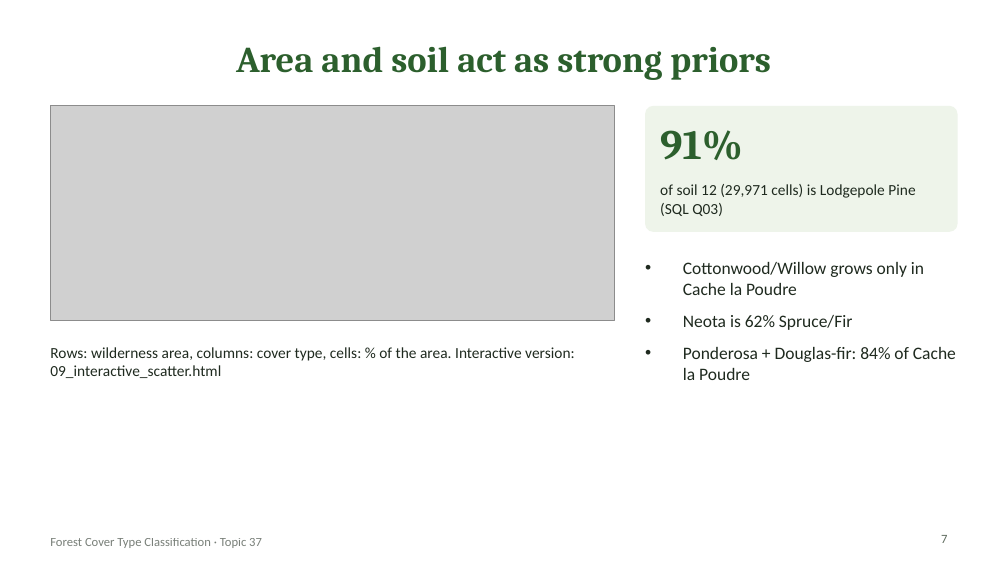
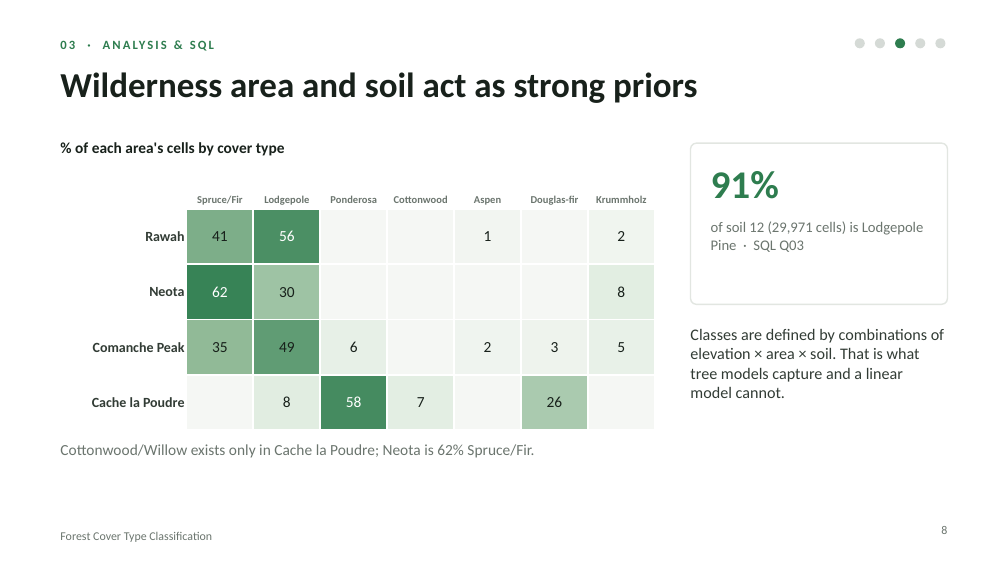
Before and after one commit to mara-werils/forest-cover-classification, a slide deck: slide 8 of docs/Presentation_Forest_Cover_Classification.pptx (slide 7 before the commit). Drawn at 1008x567 pixels with LibreOffice and Linux fonts; fonts in the diff are those of the drawing; grey boxes stand for pictures. Boxes give left, top, right and bottom in pixels: in the first picture for what was removed or moved away, otherwise in the second. Text is boxed around its words. In the diff, an @@ line names an element or a change of style, - is before the commit and + after.

```diff
--- a/docs/Presentation_Forest_Cover_Classification.pptx
+++ b/docs/Presentation_Forest_Cover_Classification.pptx
@@ text added at [60, 33, 665, 55], 9 pt, text #2E7D4F, bold @@
+03 · ANALYSIS & SQL
@@ ellipse added at [855, 38, 865, 48], fill #D5DAD6 @@
@@ ellipse added at [875, 38, 885, 48], fill #D5DAD6 @@
@@ ellipse added at [895, 38, 905, 48], fill #2E7D4F @@
@@ ellipse added at [915, 38, 925, 48], fill #D5DAD6 @@
@@ ellipse added at [935, 38, 946, 48], fill #D5DAD6 @@
@@ title at [60, 72, 697, 103]: text changed; size 26 to 25 pt; font Cambria to Calibri; text colour #2C5F2D to #18211B @@
-Area and soil act as strong priors
+Wilderness area and soil act as strong priors
@@ title "Wilderness area and soil act ..." at [60, 72, 697, 103]: vertical alignment middle to top @@
@@ picture removed at [50, 106, 615, 321] @@
@@ text added at [75, 142, 285, 156], 11 pt, text #18211B, bold @@
+% of each area's cells by cover type
@@ rounded rectangle: place and size @@
-rounded rectangle at [645, 106, 958, 232]
+rounded rectangle at [690, 143, 948, 304]
@@ rounded rectangle at [690, 143, 948, 304]: fill #EEF4EA to #FFFFFF; outline none to #E2E6E1 1 pt; proportions changed @@
@@ table added at [60, 168, 652, 411], 5 rows, 8 columns @@
+ | Spruce/Fir | Lodgepole | Ponderosa | Cottonwood | Aspen | Douglas-fir | Krummholz
+Rawah | 41 | 56 |  |  | 1 |  | 2
+Neota | 62 | 30 |  |  |  |  | 8
+Comanche Peak | 35 | 49 | 6 |  | 2 | 3 | 5
+Cache la Poudre |  | 8 | 58 | 7 |  | 26 | 
@@ text "91%": place and size @@
-text "91%" at [660, 130, 743, 160]
+text "91%" at [711, 171, 779, 199]
@@ text "91%" at [711, 171, 779, 199]: size 30 to 28 pt, font Cambria to Calibri, text colour #2C5F2D to #2E7D4F @@
@@ text at [711, 221, 924, 252]: text changed; size 11 to 10.5 pt; text colour #1F2A1F to #6B756E @@
-of soil 12 (29,971 cells) is Lodgepole Pine (SQL Q03)
+of soil 12 (29,971 cells) is Lodgepole Pine · SQL Q03
@@ text added at [690, 329, 944, 398], 11.5 pt, text #323C35 @@
+Classes are defined by combinations of elevation × area × soil. That is what tree models capture and a linear model cannot.
@@ text removed at [50, 347, 575, 378] @@
-Rows: wilderness area, columns: cover type, cells: % of the area. Interactive version: 09_interactive_scatter.html
@@ text at [60, 444, 534, 458]: text changed; size 12.5 to 11 pt; text colour #1F2A1F to #6B756E @@
-• Cottonwood/Willow grows only in Cache la Poudre
-• Neota is 62% Spruce/Fir
-• Ponderosa + Douglas-fir: 84% of Cache la Poudre
+Cottonwood/Willow exists only in Cache la Poudre; Neota is 62% Spruce/Fir.
@@ text at [60, 532, 212, 542]: text changed; size 9 to 8.5 pt; text colour #1F2A1F at 60% opacity to #6B756E @@
-Forest Cover Type Classification · Topic 37
+Forest Cover Type Classification
@@ page number removed at [941, 535, 947, 543] @@
-7
@@ page number added at [941, 526, 947, 534], 8.5 pt, text #6B756E @@
+8
```
Also in this commit, not shown: 13 other slides changed, 5 slides added, 4 slides removed, 2 other files.
